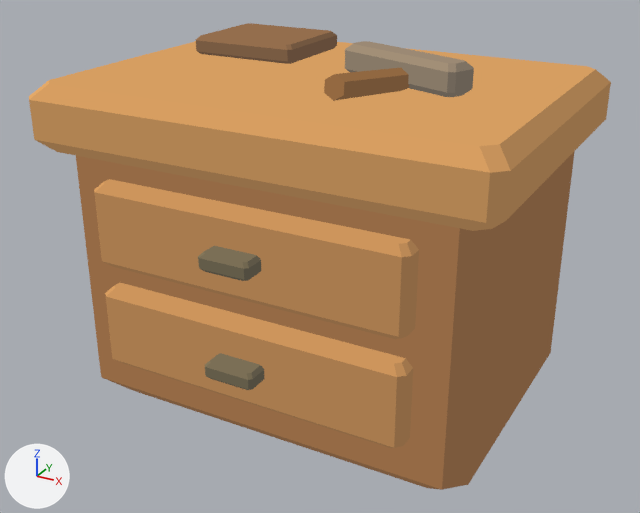
The glTF model assets/models/furniture_bench.glb: old version first, new version second.
Rendered twice from a 50 mm lens placed at (1.05, -1.957, 1.431), pointed at (0.007, -0.061, 0.483). Arrows for +X, +Y and +Z are at lower left; the lights stay in place. The picture after the commit comes second. Vertices at exactly the same position are counted once.

Objects in the first picture: 'Werkbank mit Schubladen und Werkzeug'.
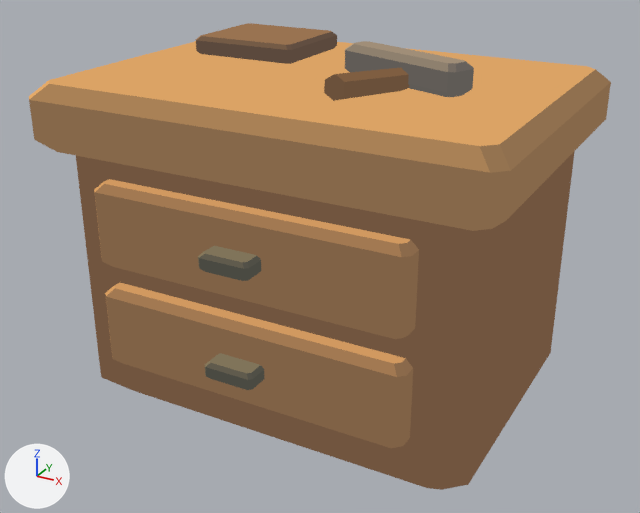
What differs and where, as boxes [x1, y1, x2, y2] in the pictures (640 x 513 px):
```json
{"part": 1, "of": "me_werkbank_mit_schubladen_und_werkzeug", "change": "recoloured", "before": [29, 31, 611, 490], "after": [29, 31, 611, 490]}
{"part": 2, "of": "me_werkbank_mit_schubladen_und_werkzeug", "change": "recoloured", "before": [196, 32, 474, 390], "after": [196, 32, 474, 390]}
{"part": 3, "of": "me_werkbank_mit_schubladen_und_werkzeug", "change": "recoloured", "before": [29, 41, 595, 377], "after": [29, 41, 595, 377]}
```

Scene script edits in JSON lines:
```json
{"block": "me_werkbank_mit_schubladen_und_werkzeug", "where": "me_werkbank_mit_schubladen_und_werkzeug.from_pydata(...)  # 268 vertices, 500 faces; spans x -0.605..0.605, y -0.5..0.45, z 0.08..1.047"}
{"block": "me_werkbank_mit_schubladen_und_werkzeug", "where": "# used by ob_werkbank_mit_schubladen_und_werkzeug; location = (0.0, 0.0, 0.0)"}
{"block": "me_werkbank_mit_schubladen_und_werkzeug", "change": "me_werkbank_mit_schubladen_und_werkzeug part 1: 272 faces centred in x -0.593..0.605, y -0.497..0.45, z 0.08..1.036 are repainted in the vertex colours; the middle colour goes from brown #8d6948 to brown #80684a"}
{"block": "me_werkbank_mit_schubladen_und_werkzeug", "change": "me_werkbank_mit_schubladen_und_werkzeug part 2: 142 faces centred in x -0.451..0.396, y -0.5..0.325, z 0.317..1.006 are repainted in the vertex colours; the middle colour goes from brown #634d40 to brown #5b4a42"}
{"block": "me_werkbank_mit_schubladen_und_werkzeug", "change": "me_werkbank_mit_schubladen_und_werkzeug part 3: 86 faces centred in x -0.605..0.574, y -0.44..0.44, z 0.31..1.031 are repainted in the vertex colours; the middle colour goes from orange #c38f59 to orange #d39f60"}
```
